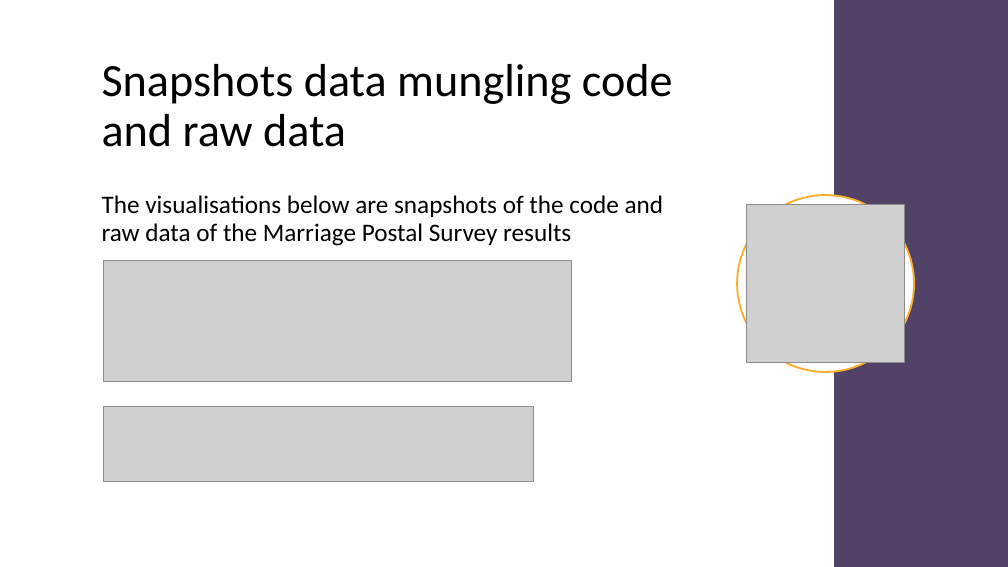
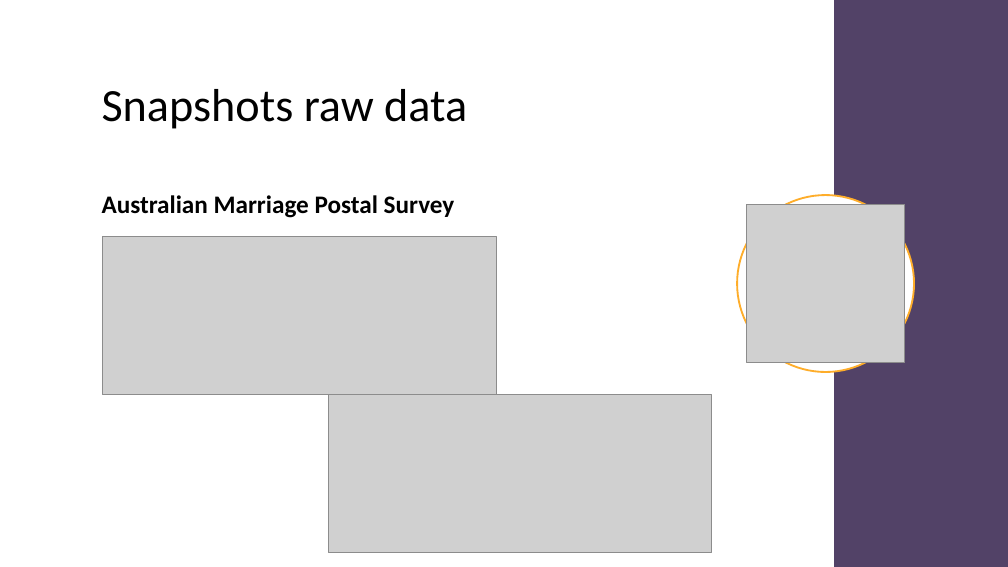
Before and after one commit to dan1ellec/Project-2, a slide deck: slide 11 of Australian Marriage Law Postal Survey 2017.pptx (slide 7 before the commit). Drawn at 1008x567 pixels with LibreOffice and Linux fonts; fonts in the diff are those of the drawing; grey boxes stand for pictures. Boxes give left, top, right and bottom in pixels: in the first picture for what was removed or moved away, otherwise in the second. Text is boxed around its words. In the diff, an @@ line names an element or a change of style, - is before the commit and + after.

```diff
--- a/Australian Marriage Law Postal Survey 2017.pptx
+++ b/Australian Marriage Law Postal Survey 2017.pptx
@@ title at [102,89,467,129]: text changed @@
-Snapshots data mungling code and raw data
+Snapshots raw data
@@ text at [102,195,455,218]: text changed; bold on @@
-The visualisations below are snapshots of the code and raw data of the Marriage Postal Survey results
+Australian Marriage Postal Survey
@@ picture: place and size @@
-picture at [104,261,572,382]
+picture at [102,237,496,395]
@@ picture removed at [104,407,534,482] @@
@@ picture added at [328,395,712,553] @@
```
Also in this commit, not shown: 9 other slides changed, 9 slides added, 3 slides removed.
